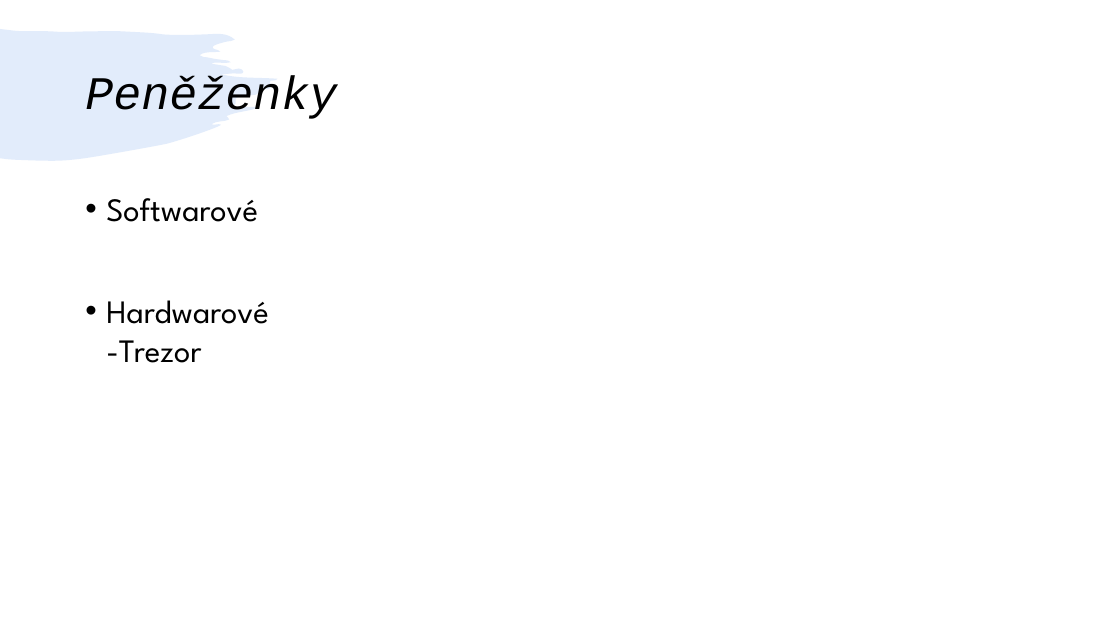
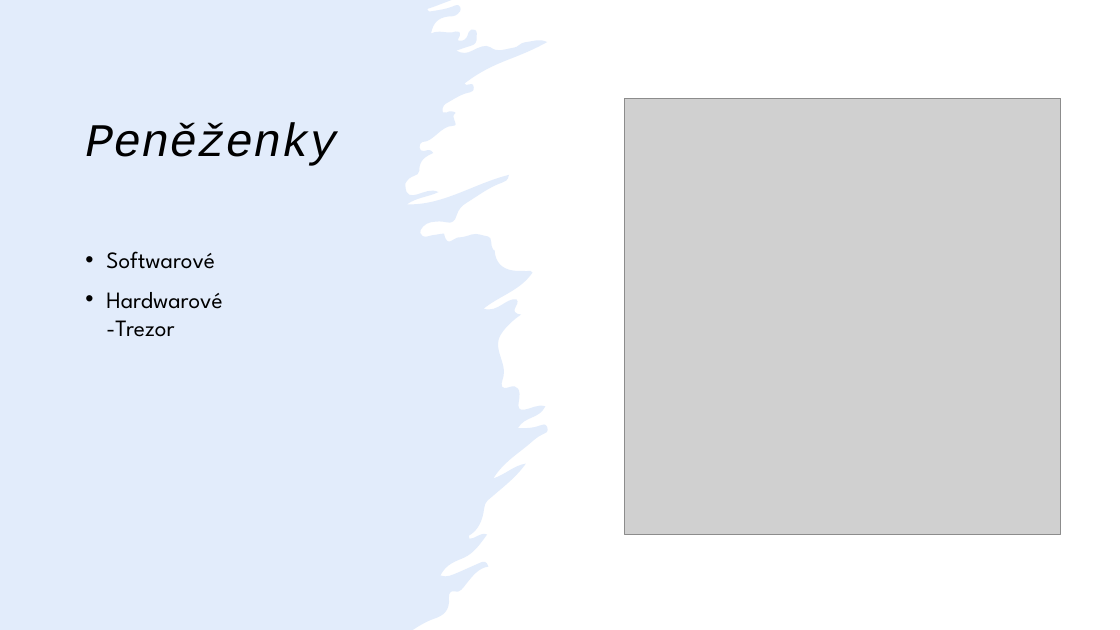
Before and after one commit to kuba384/Jirasek, a slide deck: slide 8 of Presentation.pptx. Drawn at 1120x630 pixels with LibreOffice and Linux fonts; fonts in the diff are those of the drawing; grey boxes stand for pictures. Boxes give left, top, right and bottom in pixels: in the first picture for what was removed or moved away, otherwise in the second. Text is boxed around its words. In the diff, an @@ line names an element or a change of style, - is before the commit and + after.

```diff
--- a/Presentation.pptx
+++ b/Presentation.pptx
@@ rectangle added at [0, 0, 1120, 630], fill #FFFFFF @@
@@ freeform shape added at [0, 0, 548, 630], fill #6EA0EE at 20% opacity @@
@@ title "Peněženky": place and size @@
-title "Peněženky" at [85, 76, 337, 119]
+title "Peněženky" at [85, 123, 337, 166]
@@ picture added at [625, 98, 1061, 534] @@
@@ text "Softwarové": place and size @@
-text "Softwarové" at [106, 198, 269, 363]
+text "Softwarové" at [106, 251, 222, 337]
@@ text "Softwarové" at [106, 251, 222, 337]: size 28 to 20 pt @@
```
Also in this commit, not shown: 7 other slides changed, 4 slides added, 2 slides removed.
